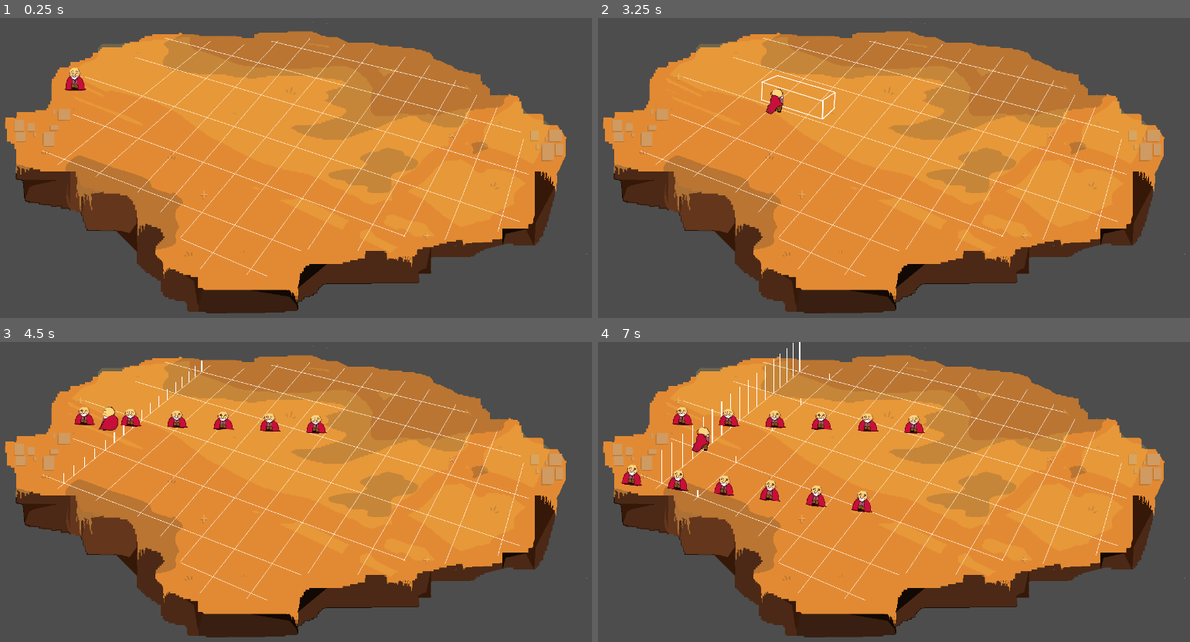
Above: before the commit, frames 1-4 (two rows, left to right).
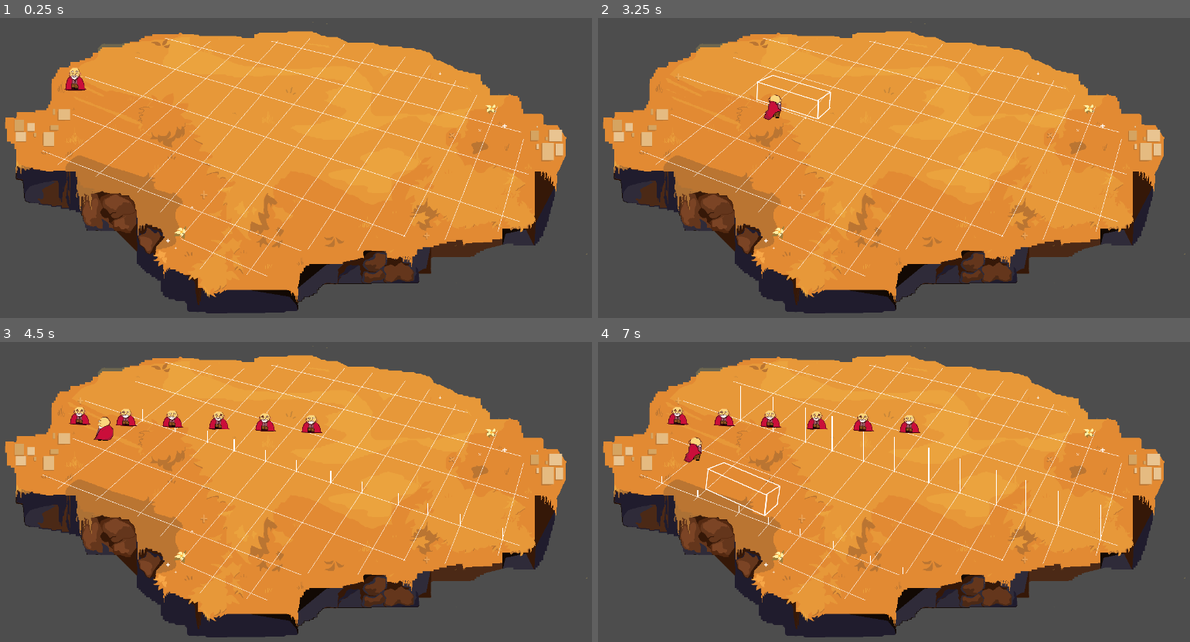
Above: after the commit, the same moments.

Repository: anishfish2/Chillenium25
Game: Godot game, scene res://scenes/level_1.tscn
The game is run twice, just before and just after one commit, with the same random seed, the same clock (stepped at 60 frames per second) and the same inputs.
Inputs:
- Up to frame 1 (0.25 s): no input
- Up to frame 2 (3.25 s): tap Enter at 0.5 s; hold D (ui_right) 0.53-1.28 s; tap Space (ui_select) at 0.77, 1.52, 3.02 s; hold S (ui_down) 1.28-2.03 s; hold D (ui_right) 2.03-2.78 s; hold W (ui_up) from 2.78 s (still down)
- Up to frame 3 (4.5 s): release W (ui_up) at 3.53 s; hold A (ui_left) from 3.53 s (still down); tap Space (ui_select) at 3.77 s
- Up to frame 4 (7 s): tap Space (ui_select) at 4.52, 6.02, 6.77 s; release A (ui_left) at 5.03 s; hold S (ui_down) 5.03-5.78 s; hold D (ui_right) 5.78-6.53 s; hold W (ui_up) from 6.53 s (still down)

The runs differ from the first frame. In frame 1, 18% of the frame differs, in the area x 2-96%, y 4-99%; in frame 2, 18%; in frame 3, 19%; in frame 4, 21%, in the area x 2-96%, y 0-99%.

Commit message:
please help godot keeps closing

Diff:
--- a/scenes/Wall.tscn
+++ b/scenes/Wall.tscn
@@ -32,27 +32,25 @@
 script = ExtResource("1_p0up6")
 
 [node name="CollisionPolygon2D" type="CollisionPolygon2D" parent="."]
-visible = false
 scale = Vector2(0.1, 0.1)
-polygon = PackedVector2Array(-70, -60.1016, -90, -50.0846, -90, -20.0339, 80, 30.0508, 100, 10.0169, 90, -10.0169)
+polygon = PackedVector2Array(-50, -40.0677, -90, 0, 60, 60.1016, 90, 20.0339)
 
 [node name="CooldownTimer" type="Timer" parent="."]
 one_shot = true
 
 [node name="AnimatedSprite2D" type="AnimatedSprite2D" parent="."]
+position = Vector2(-1, 0)
 scale = Vector2(0.1, 0.1)
 sprite_frames = SubResource("SpriteFrames_fqsl3")
 frame = 3
 
 [node name="Area2D" type="Area2D" parent="."]
-visible = false
 
 [node name="CollisionPolygon2D" type="CollisionPolygon2D" parent="Area2D"]
 scale = Vector2(0.1, 0.1)
 polygon = PackedVector2Array(-46, -53.0897, -79, -37.0626, -78, 14.0237, 53, 58.0982, 79, 30.0508, 77, -15.0254)
 
 [node name="cane_range" type="Area2D" parent="."]
-visible = false
 collision_layer = 2
 
 [node name="CollisionPolygon2D" type="CollisionPolygon2D" parent="cane_range"]
--- a/scenes/level_1.tscn
+++ b/scenes/level_1.tscn
@@ -2,7 +2,7 @@
 
 [ext_resource type="PackedScene" uid="uid://clbkqy70au5wf" path="res://scenes/player.tscn" id="1_gwb56"]
 [ext_resource type="PackedScene" uid="uid://cm74ua71htqoa" path="res://scenes/Wall.tscn" id="2_q2abo"]
-[ext_resource type="Texture2D" uid="uid://dwoku2i5pip0s" path="res://assets/level one background.png" id="3_c528c"]
+[ext_resource type="Texture2D" uid="uid://dtu05otjcb6il" path="res://assets/level one background_fin.png" id="3_dw3ug"]
 [ext_resource type="PackedScene" uid="uid://y0dgjyl001g7" path="res://scenes/raising_planes.tscn" id="3_geujv"]
 
 [node name="Node2D" type="Node2D"]
@@ -40,6 +40,6 @@
 top_row = 3.0
 
 [node name="LevelOneBackground" type="Sprite2D" parent="."]
-texture = ExtResource("3_c528c")
+texture = ExtResource("3_dw3ug")
 
 [node name="RaisingPlanes" parent="." instance=ExtResource("3_geujv")]
--- a/scenes/player.tscn
+++ b/scenes/player.tscn
@@ -7,7 +7,7 @@
 [ext_resource type="Texture2D" uid="uid://bdpsjc7v2tka3" path="res://assets/right_sprite-Sheet.png" id="5_vkx2r"]
 
 [sub_resource type="RectangleShape2D" id="RectangleShape2D_nulvq"]
-size = Vector2(15, 10)
+size = Vector2(23.5, 18)
 
 [sub_resource type="Animation" id="Animation_ti713"]
 resource_name = "foward_walk"
@@ -139,7 +139,7 @@
 script = ExtResource("1_amhil")
 
 [node name="CollisionShape2D" type="CollisionShape2D" parent="."]
-position = Vector2(0, 4)
+position = Vector2(10, 7)
 shape = SubResource("RectangleShape2D_nulvq")
 
 [node name="AnimationPlayer" type="AnimationPlayer" parent="."]
@@ -171,6 +171,5 @@
 z_index = 7
 
 [node name="CollisionShape2D" type="CollisionShape2D" parent="player_cane"]
-visible = false
 position = Vector2(1, -2)
 shape = SubResource("RectangleShape2D_aslw2")
--- /dev/null
+++ b/scenes/tutorial1.tscn
@@ -0,0 +1,3 @@
+[gd_scene format=3 uid="uid://boiw13kmtmhba"]
+
+[node name="Tutorial1" type="Node2D"]
--- a/scripts/line.gd
+++ b/scripts/line.gd
@@ -32,7 +32,18 @@
 func _on_tween_finished() -> void:
 	animation_played = true
 	set_process(false)
+func reverse_animation() -> void:
+	# Start processing to trigger redraws during the tween.
+	set_process(true)
+	var tween = create_tween()
+	tween.tween_property(self, "current_height", 0.0, duration) \
+		.set_trans(Tween.TRANS_LINEAR) \
+		.set_ease(Tween.EASE_IN_OUT)
+	tween.connect("finished", Callable(self, "_on_reverse_tween_finished"))
 
+func _on_reverse_tween_finished() -> void:
+	# Optionally, you can reset animation_played or perform other actions here.
+	set_process(false)
 func _process(delta: float) -> void:
 	queue_redraw()
 
--- a/scripts/raising_planes.gd
+++ b/scripts/raising_planes.gd
@@ -14,7 +14,6 @@
 		wall.connect("flash_triggered", Callable(self, "_on_wall_flash_triggered"))
 
 func _on_wall_flash_triggered(target_offset: float, flash_duration: float, left_col: float, right_col: float, top_row: float, bottom_row: float, side: float) -> void:
-	print(' asfasdf got here')
 	var value = set_points(target_offset, flash_duration, left_col, right_col, top_row, bottom_row, side)
 	var global_pointA = value[0]
 	var global_pointB = value[1]
@@ -36,41 +35,33 @@
 
 		marker.set_base_data(base_point, marker_target_height, marker_duration)
 		# Add the marker to the scene.
-		if x_val in keep:
-			keep_lines.append(marker)
-		else:
-			marker_lines.append(marker)
+
+		marker_lines.append(marker)
 
 # A list of x coordinates at which to spawn markers.
 var x_coords: Array = [150, 175, 200, 250, 300, 350, 400]
 
 # Keep a reference to each marker for later filtering.
 var marker_lines: Array = []
-var keep_lines: Array = []
 
 # This function shows only those markers whose base x coordinate lies within [min_x, max_x].
-func filter_markers(min_x: float, max_x: float, min_y: float, max_y: float) -> void:
-	for marker in keep_lines:
-		if marker.base_position.x >= min_x - 20 and marker.base_position.x <= max_x + 20 and marker.base_position.y >= min_y - 20 and marker.base_position.y <= max_y + 20:
-			marker.visible = true
-		else:
-			marker.visible = false
+func filter_markers() -> void:
+	for marker in marker_lines:
+		marker.reverse_animation()
+
 
 
 var pointA: Vector2 = Vector2(100, 100)
 var pointB: Vector2 = Vector2(100, 100)
 
 func set_points(target_offset: float, flash_duration: float, left_col: float, right_col: float, top_row: float, bottom_row: float, side: float):
-	print(side)
 	if side == 1 or side == 2:
 		var main = null
 		if side == 1:
 			main = left_col
 		else:
 			main = right_col
-		print("main ", main)
 		if main == 0:
-			print("left or right col is 0")
 			pointB = Vector2(450, 64)
 			pointA = Vector2(153, 307)
 			x_coords = [152, 174.5, 197, 219.5, 242,
@@ -84,7 +75,6 @@
 					keep.append(coord)
 			return [pointA, pointB, x_coords, keep]
 		if main == 1:
-			print("left or right col is 1")
 			pointB = Vector2(514, 82)
 			pointA = Vector2(230, 334)
 			x_coords = [229, 312, 391, 453, 514]
@@ -94,7 +84,6 @@
 					keep.append(coord)
 			return [pointA, pointB, x_coords, keep]
 		if main == 2:
-			print("left or right col is 2")
 
 			pointB = Vector2(613, 54)
 			pointA = Vector2(319, 369)
@@ -191,7 +180,6 @@
 
 
 	if side == 3 or side == 4:
-		print(side)
 		var main = null
 		if side == 3:
 			main = top_row
--- a/scripts/wall.gd
+++ b/scripts/wall.gd
@@ -27,7 +27,6 @@
 		return  # Exit if we're still in cooldown.
 	can_register_hit = false
 	var direction = get_relative_direction(collision_point)
-	print('got here asdf')
 	flash_wall()
 	$CooldownTimer.start()
 	emit_signal("flash_triggered", 200.0, flash_duration, left_col, right_col, bottom_row, top_row, direction)
@@ -42,7 +41,7 @@
 		var sprite = get_node('/root/Node2D/Player/forward')
 
 		var min_player_y = sprite.global_position.y
-		var min_wall_y = get_min_player_y($AnimatedSprite2D)
+		var min_wall_y = get_min_y($AnimatedSprite2D)
 
 		if min_wall_y != null:
 			if min_player_y <= min_wall_y:
@@ -52,11 +51,12 @@
 
 		if right_status + left_status + bottom_status + top_status == 4 and status < 2:
 			var planes_raising = get_parent().get_node("RaisingPlanes")
-			#if planes_raising:
-				#planes_raising.filter_markers()
+			if planes_raising:
+				planes_raising.filter_markers()
+			print("upgraded")
 			status = 1
 
-func get_min_player_y(animated_sprite: AnimatedSprite2D):
+func get_min_y(animated_sprite: AnimatedSprite2D):
 	var frameIndex: int = $AnimatedSprite2D.get_frame()
 	var animationName: String = $AnimatedSprite2D.animation
 	var spriteFrames: SpriteFrames = $AnimatedSprite2D.get_sprite_frames()
@@ -80,27 +80,41 @@
 func _ready() -> void:
 	add_to_group("wall")
 
+func get_relative_direction(point: Vector2) -> int:
+	# Calculate vector from the wall center to the collision point.
+	var diff: Vector2 = point - global_position
 
-func get_relative_direction(point: Vector2) -> int:
-	var diff: Vector2 = point - global_position  # Calculate vector from wall center to collision point.
+	# Compute the angle (in degrees) of the diff vector.
+	var angle_deg: float = rad_to_deg(atan2(diff.y, diff.x))
+	if angle_deg < 0:
+		angle_deg += 360  # Normalize angle to the range [0, 360)
 
-	# Check the horizontal direction.
-	if diff.x < 0:
-		# The collision point is to the left of the wall.
-		if diff.y < 0:
-			left_status = 1
-			return 1  # Top Left
-		else:
-			bottom_status = 1
-			return 3 # Bottom Left
-	else:
-		# The collision point is to the right of the wall.
-		if diff.y < 0:
-			top_status = 1
-			return 4 # Top Right
-		else:
-			right_status = 1
-			return 2  # Bottom Right
+
+
+	# Check each region based on the boundary angles:
+
+	# Region for "Right" (classification 2): between (8,2) and (6,-6).
+	# That is: angle >= 315° or angle < 14.036°.
+	if angle_deg >= 315 or angle_deg < 14.036:
+		top_status = 1
+		return 4
+
+	# Region for "Top" (classification 4): between (8,2) and (-6,6) i.e., 14.036° to 135°.
+	elif angle_deg >= 14.036 and angle_deg < 135:
+		right_status = 1
+		return 2
+
+	# Region for "Left" (classification 1): between (-6,6) and (-8,-1) i.e., 135° to 187.125°.
+	elif angle_deg >= 135 and angle_deg < 187.125:
+		bottom_status = 1
+		return 3
+
+	# Region for "Bottom" (classification 3): between (-8,-1) and (6,-6) i.e., 187.125° to 315°.
+	elif angle_deg >= 187.125 and angle_deg < 315:
+		left_status = 1
+		return 1
+
+	return	 0  # Fallback (should not be reached if all cases are covered).
 
 
 func _on_cooldown_timer_timeout() -> void:
Binary file added: assets/level one background_fin.png
Not shown, added: assets/level one background_fin.png.import
Binary file added: assets/tutorial_finished-Sheet.png
Not shown, added: assets/tutorial_finished-Sheet.png.import
Not shown, changed: .DS_Store
Not shown, added: assets/.DS_Store
